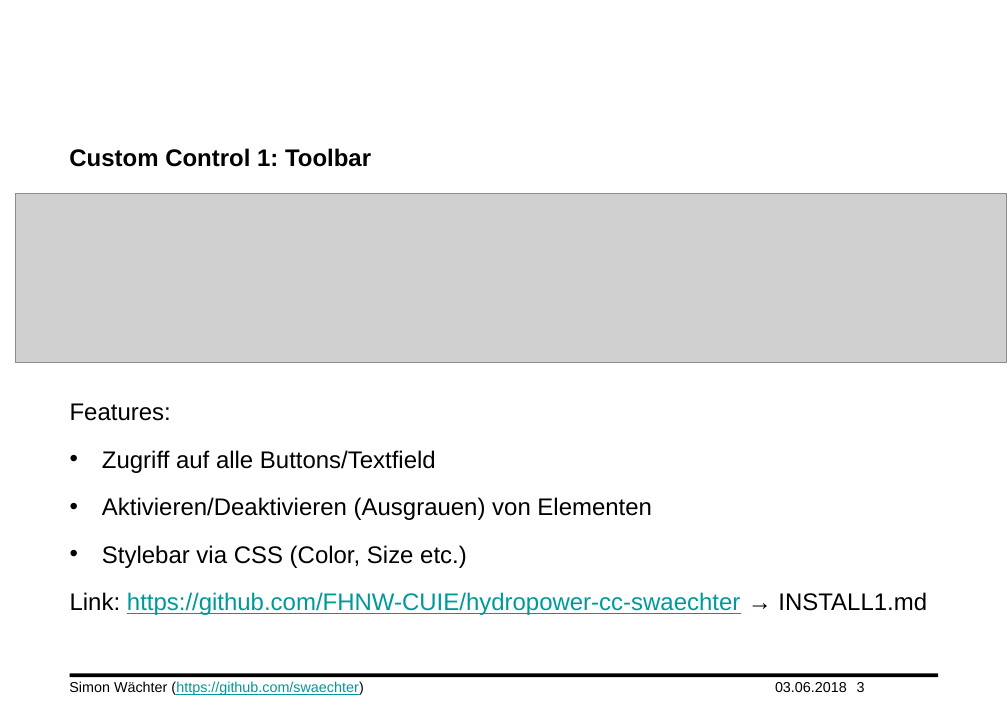
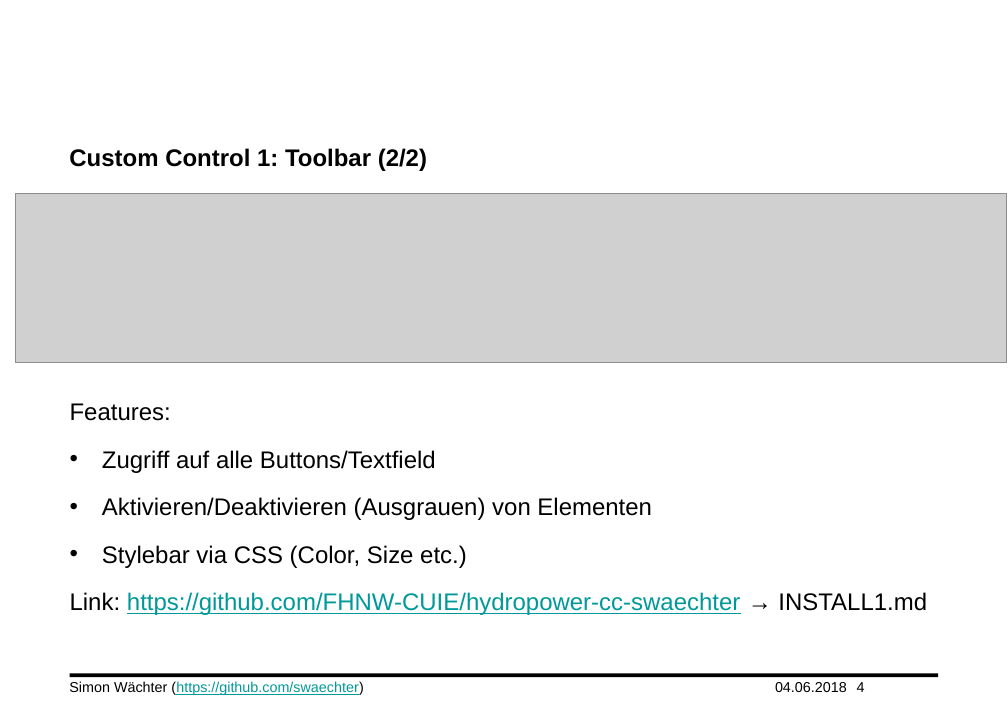
Before and after one commit to daiibee/hydropower-cc-swaechter, a slide deck: slide 4 of doc/cuie_FS18_Simon_Waechter.pptx (slide 3 before the commit). Drawn at 1008x713 pixels with LibreOffice and Linux fonts; fonts in the diff are those of the drawing; grey boxes stand for pictures; background and template pictures are left out. Boxes give left, top, right and bottom in pixels: in the first picture for what was removed or moved away, otherwise in the second. Text is boxed around its words. In the diff, an @@ line names an element or a change of style, - is before the commit and + after.

```diff
--- a/doc/cuie_FS18_Simon_Waechter.pptx
+++ b/doc/cuie_FS18_Simon_Waechter.pptx
@@ title at bbox=[69, 148, 427, 171]: text changed @@
-Custom Control 1: Toolbar
+Custom Control 1: Toolbar (2/2)
@@ text at bbox=[775, 682, 847, 692]: text changed @@
-03.06.2018
+04.06.2018
@@ page number at bbox=[857, 682, 865, 692]: text changed @@
-3
+4
```
Also in this commit, not shown: 5 other slides changed, 1 slide added, 2 other files.
